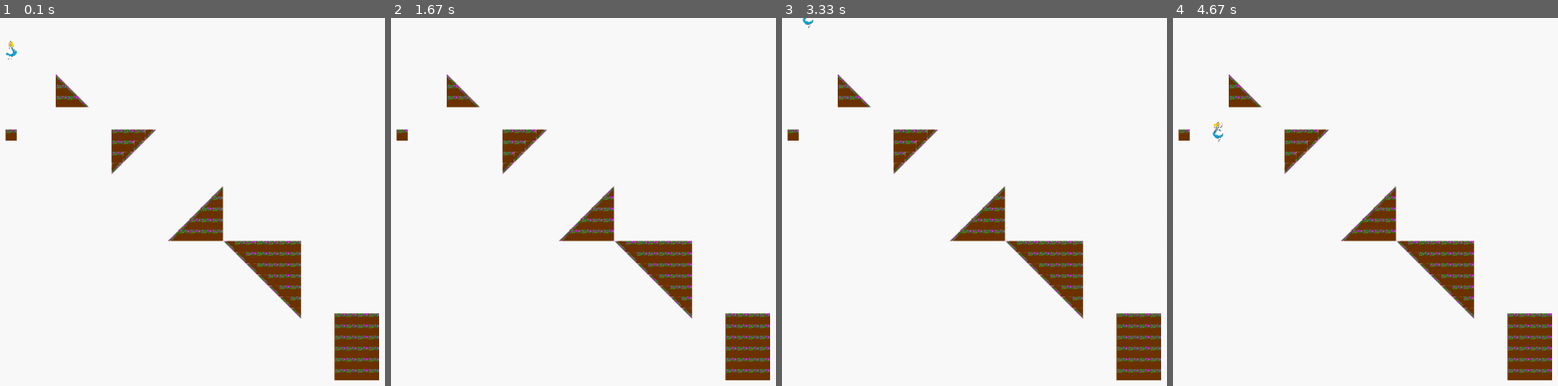
Above: before the commit, frames 1-4 (left to right).
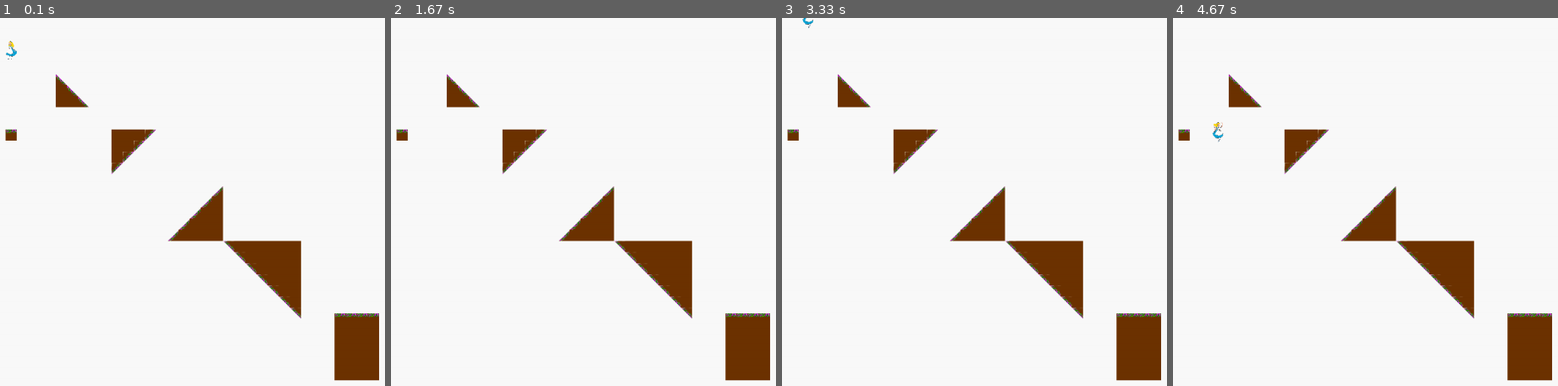
Above: after the commit, the same moments.

Repository: bouleaulama30/platformer_pygame
Game: pygame game, started from platformer_main.py
Same seed, same stepped clock (60 frames per second), same inputs: the game is played once before the commit and once after it.
Inputs:
- Up to frame 1 (0.1 s): no input
- Up to frame 2 (1.67 s): hold Right 0.33-0.8 s; hold Up 0.83-1.13 s; hold Right 1.17-1.63 s
- Up to frame 3 (3.33 s): hold Left 1.67-2.2 s; hold Left 2.23-2.63 s; hold Up 2.67-3.03 s; hold Right from 3.07 s (still down)
- Up to frame 4 (4.67 s): release Right at 3.7 s; hold Left 3.73-4.2 s; hold Right from 4.23 s (still down)

The runs differ from the first frame. In frame 1, 1.7% of the frame differs, in the area x 14-99%, y 18-97%; in frame 2, 1.7%; in frame 3, 1.7%; in frame 4, 1.7%.

Commit message:
maj skin fill

Diff:
--- a/platformer_main.py
+++ b/platformer_main.py
@@ -9,6 +9,8 @@
 longueur_saut = 2*len_bloc
 
 #définition des images blocs, histoire que le code soit lisible...
+blocFill = pygame.transform.scale(pygame.image.load("SpritesBlocks/bloc_fill.png"), (len_bloc, len_bloc))
+
 blocSlip = pygame.transform.scale(pygame.image.load("SpritesBlocks/bloc_slip.png"), (len_bloc, len_bloc))
 blocSlip_NO = pygame.transform.scale(pygame.image.load("SpritesBlocks/bloc_slip_NO.png"), (len_bloc, len_bloc))
 blocSlip_NE = pygame.transform.scale(pygame.image.load("SpritesBlocks/bloc_slip_NE.png"), (len_bloc, len_bloc))
@@ -75,7 +77,9 @@
 			self.skin = {'rect' : blocSlip, 'SO' : blocSlip_SO, 'NO' : blocSlip_NO, 'SE' : blocSlip_SE, 'NE' : blocSlip_NE}
 		if self.type == "j" :
 			self.skin = {'rect' : blocJump, 'SO' : blocJump_SO, 'NO' : blocJump_NO, 'SE' : blocJump_SE, 'NE' : blocJump_NE}
-
+		if self.type == "f" :
+			self.skin = {'rect' : blocFill, 'SO' : blocFill, 'NO' : blocFill, 'SE' : blocFill, 'NE' : blocFill}
+		## todo : créer les blocs en coin pour le skin fill
 
 	def dessine(self) :
 		if self.isTriangle :
@@ -130,7 +134,10 @@
 		for j in range (nb_w) :
 			x_b = x + j * len_bloc
 			y_b = y + i * len_bloc
-			t_blocks.append(Block(x_b, y_b, type, False, ""))
+			t_skin = "f"
+			if i == 0 :
+				t_skin = type
+			t_blocks.append(Block(x_b, y_b, t_skin, False, ""))
 
 def make_gros_triangle (x, y, len_cote, type, orientation) :
 	if orientation == "SO" :
@@ -138,7 +145,7 @@
 			for j in range (i) :
 				x_b = x + j * len_bloc
 				y_b = y + i * len_bloc
-				t_blocks.append(Block(x_b, y_b, type, False, ""))
+				t_blocks.append(Block(x_b, y_b, "f", False, ""))
 		for k in range (len_cote) :
 			x_b = x + k * len_bloc
 			y_b = y + k * len_bloc
@@ -149,7 +156,7 @@
 			for j in range (len_cote - i - 1) :
 				x_b = x + j * len_bloc
 				y_b = y + i * len_bloc
-				t_blocks.append(Block(x_b, y_b, type, False, ""))
+				t_blocks.append(Block(x_b, y_b, "f", False, ""))
 		for k in range (len_cote) :
 			x_b = x + (len_cote - k - 1) * len_bloc
 			y_b = y + k * len_bloc
@@ -160,7 +167,7 @@
 			for j in range (i + 1, len_cote) :
 				x_b = x + j * len_bloc
 				y_b = y + i * len_bloc
-				t_blocks.append(Block(x_b, y_b, type, False, ""))
+				t_blocks.append(Block(x_b, y_b, "f", False, ""))
 		for k in range (len_cote) :
 			x_b = x + k * len_bloc
 			y_b = y + k * len_bloc
@@ -171,7 +178,7 @@
 			for j in range (len_cote - i, len_cote) :
 				x_b = x + j * len_bloc
 				y_b = y + i * len_bloc
-				t_blocks.append(Block(x_b, y_b, type, False, ""))
+				t_blocks.append(Block(x_b, y_b, "f", False, ""))
 		for k in range (len_cote) :
 			x_b = x + (len_cote - k - 1)  * len_bloc
 			y_b = y + k * len_bloc
